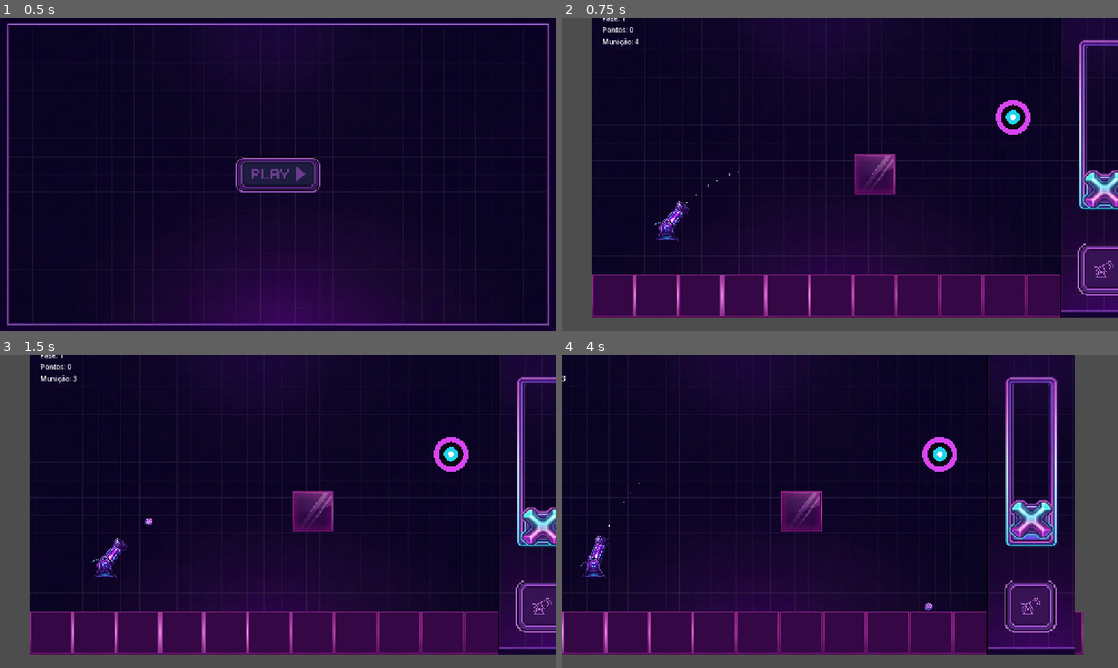
Above: before the commit, frames 1-4 (two rows, left to right).
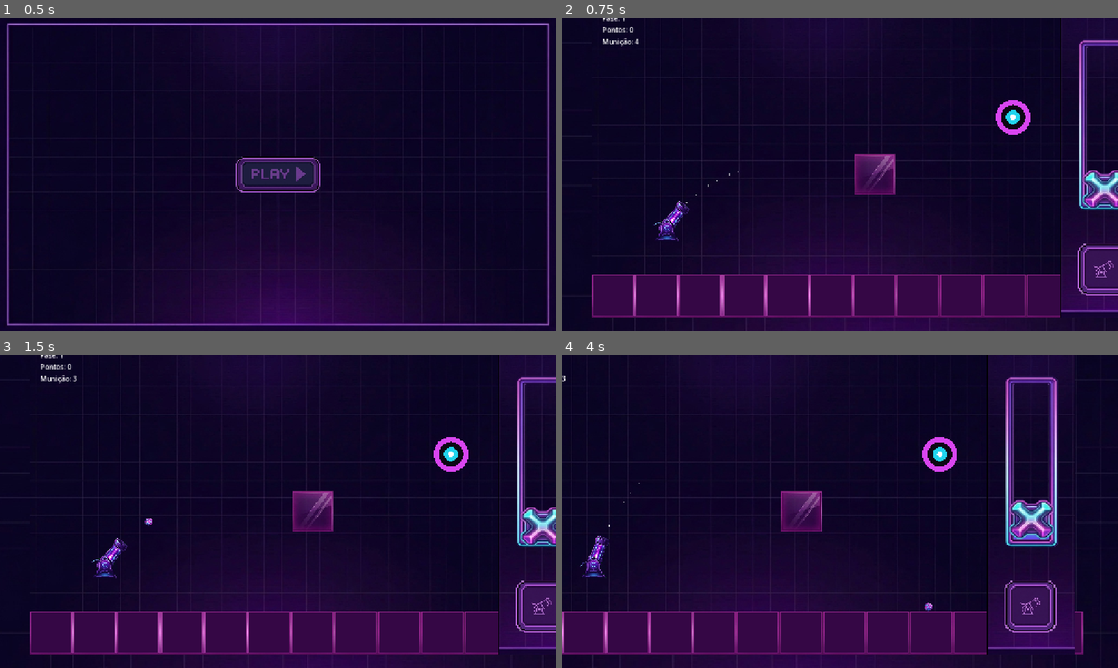
Above: after the commit, the same moments.

Repository: Zidan-09/Arc-Impact
Game: Godot game, scene res://screens/home.tscn
The game is run twice, just before and just after one commit, with the same random seed, the same clock (stepped at 60 frames per second) and the same inputs.
Inputs (mouse positions are in pixels of both pictures, inside the frame that each line leads up to):
- Up to frame 1 (0.5 s): no input
- Up to frame 2 (0.75 s): click (840, 174) at 0.5 s
- Up to frame 3 (1.5 s): click (539, 605) at 1.25 s
- Up to frame 4 (4 s): tap Enter at 2 s; drag from (1106, 524) to (873, 511) at 2.02 s; drag from (728, 527) to (873, 511) at 2.77 s; move the mouse to (895, 442) at 3.52 s; hold Right from 3.53 s (still down); tap R at 3.6 s

Frame 1 is identical in both runs. In frame 2, 9.4% of the frame differs, in the area x 0-100%, y 0-100%; in frame 3, 9.4%; in frame 4, 11%.

Commit message:
feat(camera): add world-space backdrop following pan and zoom

Diff:
--- a/screens/game.gd
+++ b/screens/game.gd
@@ -2,12 +2,16 @@
 
 const END_DELAY := 8.0
 const DEFAULT_SEED := 1
+## Margem do backdrop além dos limites (maior que `GameCamera.LIMIT_MARGIN`
+## para nenhum pixel de mundo ficar sobre o vazio em qualquer zoom/pan).
+const BACKDROP_MARGIN := 150.0
 
 @onready var world_area: Control = $WorldArea
 @onready var world: Node2D = $WorldArea/World
 @onready var level_node: Node2D = $WorldArea/World/Level
 @onready var cannon: Cannon = $WorldArea/World/Cannon
 @onready var game_camera: GameCamera = $WorldArea/World/GameCamera
+@onready var world_backdrop: Sprite2D = $WorldArea/World/WorldBackdrop
 @onready var hud = $Hud
 @onready var power_slider = $Hud/Controls/PowerSlider
 @onready var fire_button: TextureButton = $Hud/Controls/FireButton
@@ -271,7 +275,23 @@
 	if bounds.size.x <= 0.0 or bounds.size.y <= 0.0:
 		bounds = current_def.play_bounds
 	game_camera.set_bounds(bounds)
+	_update_world_backdrop(bounds)
 	_reset_camera_view()
+
+
+## Ajusta o fundo em espaço de mundo para cobrir limites + margem
+## (docs/plan.md §9, opção A). O `WorldBackground` (TextureRect de UI) segue
+## como moldura estática; este Sprite2D é o que acompanha pan/zoom.
+func _update_world_backdrop(bounds: Rect2) -> void:
+	if not is_instance_valid(world_backdrop) or world_backdrop.texture == null:
+		return
+	var tex_size := world_backdrop.texture.get_size()
+	if tex_size.x <= 0.0 or tex_size.y <= 0.0:
+		return
+	var cover := bounds.grow(BACKDROP_MARGIN).size
+	world_backdrop.position = bounds.get_center()
+	var s := maxf(cover.x / tex_size.x, cover.y / tex_size.y)
+	world_backdrop.scale = Vector2(s, s)
 
 
 ## Volta ao enquadramento inicial canhão↔alvo (tecla R, duplo-clique com
--- a/screens/game.tscn
+++ b/screens/game.tscn
@@ -39,7 +39,11 @@
 expand_mode = 2
 stretch_mode = 6
 
-[node name="World" type="Node2D" parent="WorldArea" unique_id=985892701]
+	[node name="World" type="Node2D" parent="WorldArea" unique_id=985892701]
+
+[node name="WorldBackdrop" type="Sprite2D" parent="WorldArea/World" unique_id=771234568]
+z_index = -100
+texture = ExtResource("1_3ciuf")
 
 [node name="Level" type="Node2D" parent="WorldArea/World" unique_id=348385949]
 
